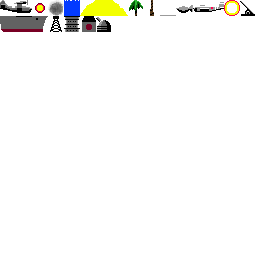
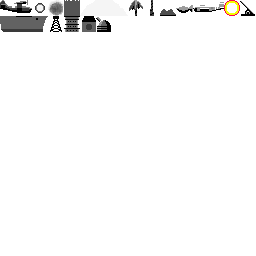
Before/after of a w=256, h=256 layered artwork. What changed in the layer stack:
painted on "tiles.png" over [0, 0, 220, 32]
